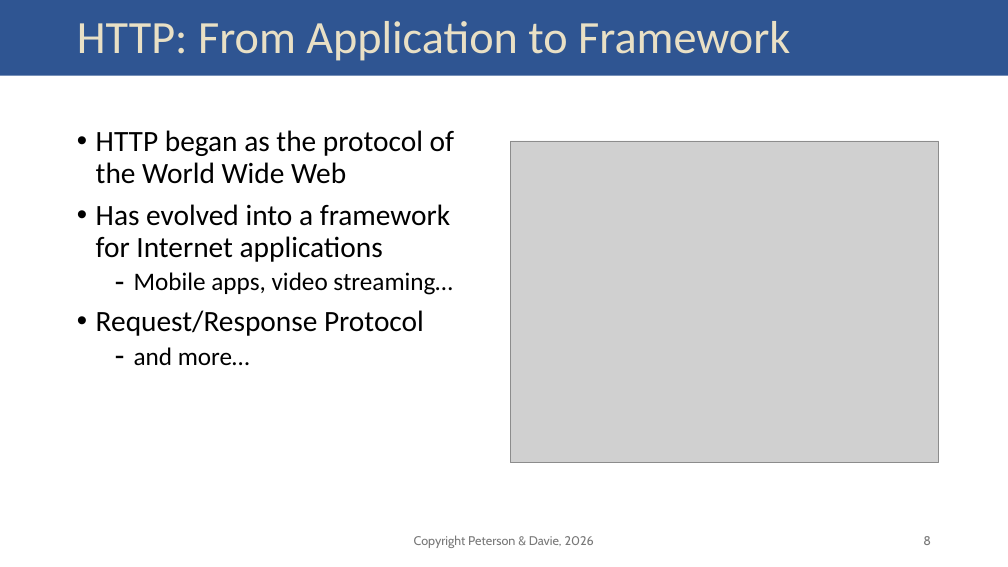
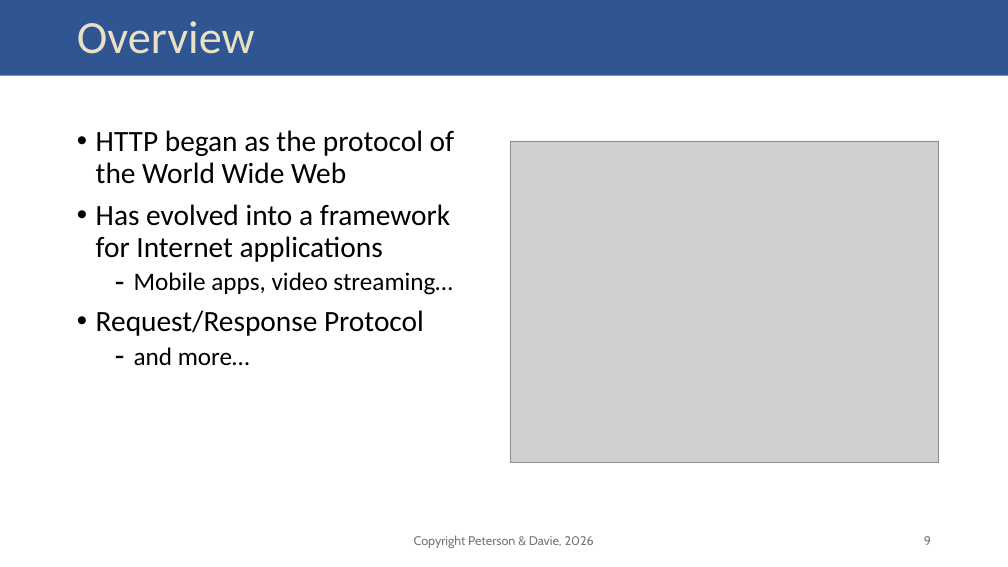
Before and after one commit to SystemsApproach/7E, a slide deck: slide 9 of resources/slides/02_applications.pptx (slide 8 before the commit). Drawn at 1008x567 pixels with LibreOffice and Linux fonts; fonts in the diff are those of the drawing; grey boxes stand for pictures. Boxes give left, top, right and bottom in pixels: in the first picture for what was removed or moved away, otherwise in the second. Text is boxed around its words. In the diff, an @@ line names an element or a change of style, - is before the commit and + after.

```diff
--- a/resources/slides/02_applications.pptx
+++ b/resources/slides/02_applications.pptx
@@ title at bbox=[77, 21, 255, 54]: text changed @@
-HTTP: From Application to Framework
+Overview
@@ page number at bbox=[924, 536, 931, 545]: text changed @@
-8
+9
```
Also in this commit, not shown: 3 other slides changed, 3 slides added, 5 other files.
